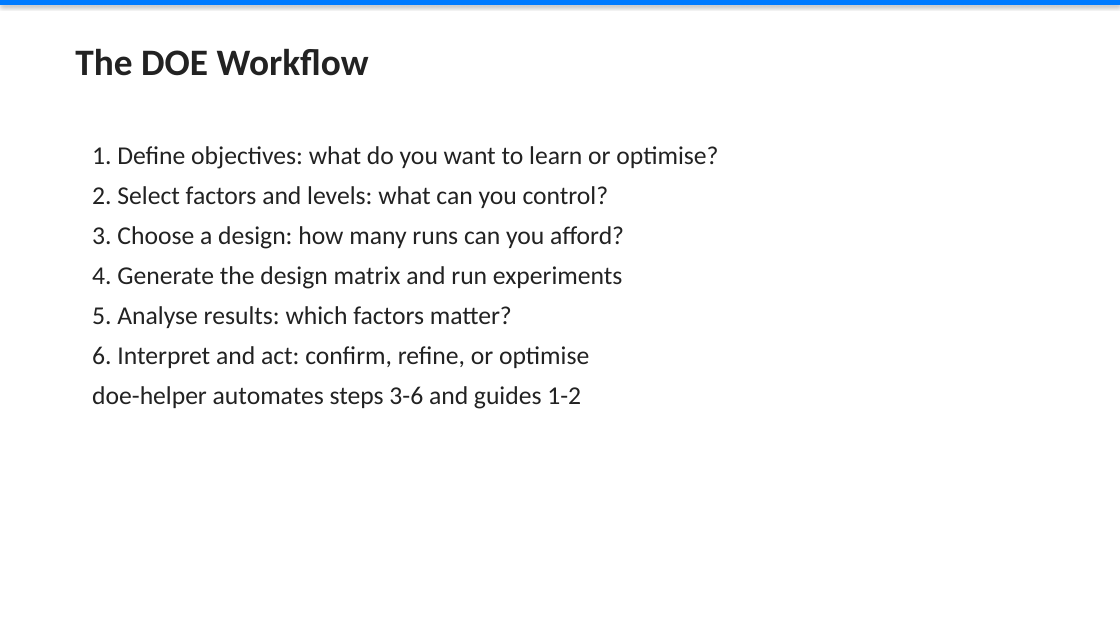
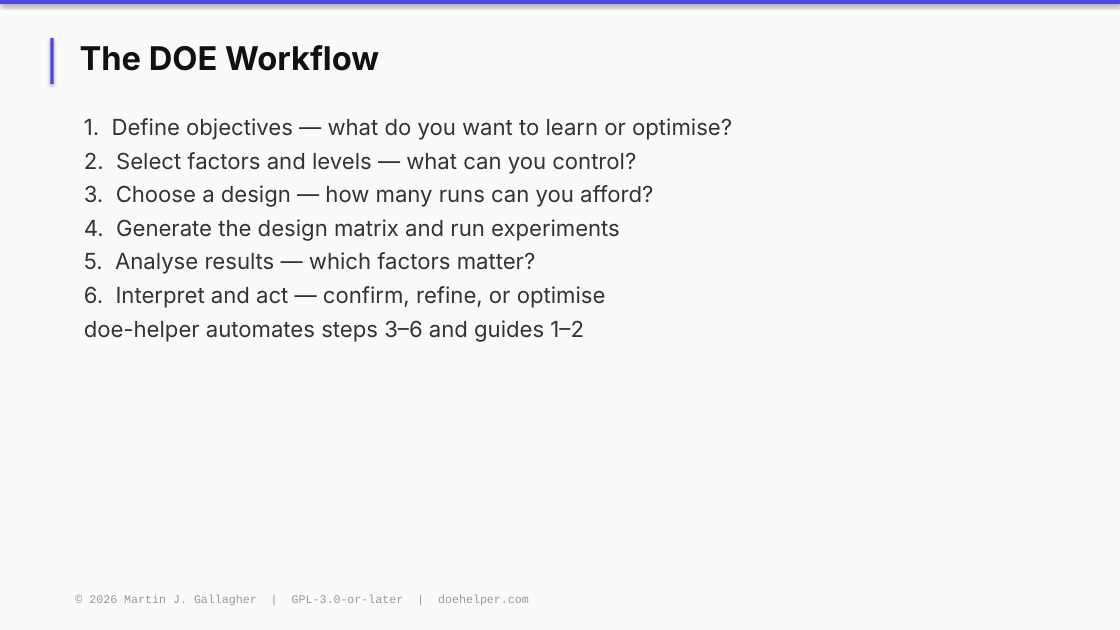
Before and after one commit to MartinGallagher-code/design_of_experiments, a slide deck: slide 8 of training/slides/Module_01_Introduction_to_DOE.pptx. Drawn at 1120x630 pixels with LibreOffice and Linux fonts; fonts in the diff are those of the drawing. Boxes give left, top, right and bottom in pixels: in the first picture for what was removed or moved away, otherwise in the second. Text is boxed around its words. In the diff, an @@ line names an element or a change of style, - is before the commit and + after.

```diff
--- a/training/slides/Module_01_Introduction_to_DOE.pptx
+++ b/training/slides/Module_01_Introduction_to_DOE.pptx
@@ background #FFFFFF to #FAFAFA @@
@@ rectangle at [0, 0, 1120, 4]: fill #007BFF to #5046E5 @@
@@ rectangle added at [50, 38, 54, 84], fill #5046E5 @@
@@ text "The DOE Workflow" at [80, 45, 379, 71]: size 32 to 28 pt, font Calibri to Inter, text colour #222222 to #111111 @@
@@ text "1. Define objectives — what ...": place and size @@
-text "1. Define objectives — what ..." at [92, 146, 718, 409]
+text "1. Define objectives — what ..." at [84, 118, 732, 342]
@@ text at [84, 118, 732, 207]: text changed; size 22 to 19 pt; font Calibri to Inter; text colour #222222 to #333333 @@
-1. Define objectives: what do you want to learn or optimise?
-2. Select factors and levels: what can you control?
-3. Choose a design: how many runs can you afford?
+1. Define objectives — what do you want to learn or optimise?
+2. Select factors and levels — what can you control?
+3. Choose a design — how many runs can you afford?
@@ text at [84, 219, 620, 241]: size 22 to 19 pt, font Calibri to Inter, text colour #222222 to #333333 in "4. Generate the design matrix and run ..."; less space between paragraphs @@
@@ text at [84, 252, 606, 342]: text changed; size 22 to 19 pt; font Calibri to Inter; text colour #222222 to #333333 @@
-5. Analyse results: which factors matter?
-6. Interpret and act: confirm, refine, or optimise
-doe-helper automates steps 3-6 and guides 1-2
+5. Analyse results — which factors matter?
+6. Interpret and act — confirm, refine, or optimise
+doe-helper automates steps 3–6 and guides 1–2
@@ text added at [89, 595, 529, 605], 10 pt, text #999999 @@
+© 2026 Martin J. Gallagher | GPL-3.0-or-later | doehelper.com
```
Also in this commit, not shown: 10 other slides changed, 8 other files.
